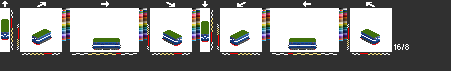
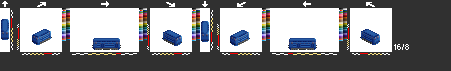
Two versions of the same layered image (451x71). Layer-by-layer changes:
hid "sj1" over [1, 19, 380, 50]
painted on "rc" over [1, 23, 372, 47]
